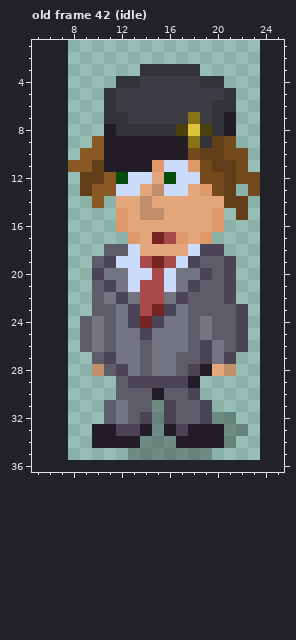
A pixel-art file gets an edit: art/chars/cfe-reb.aseprite. That is the earlier state.
16x36 pixels, 61 frames. Colours within 5 levels of each other are drawn and written as one. Shown: old frame 42 (idle): x 5..25, y 1..36. The old version is drawn lined up with the new one, on the new canvas. The commit also changed other frames, which this record leaves out.
New version:
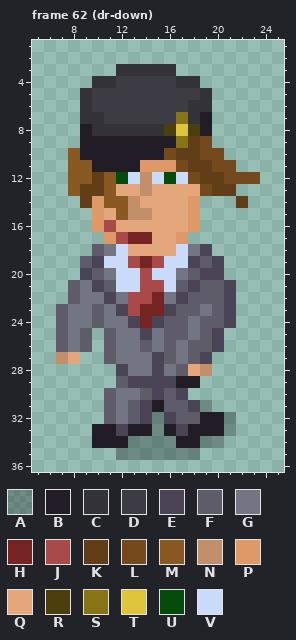
Palette (. is transparent): A #00000046  B #221c26  C #333239  D #3d3b44  E #4b4356  F #5f5c6a  G #737582  H #762323  J #a84a4a  K #613e18  L #744a1c  M #8a5822  N #c28f6b  P #df9968  Q #e3a77b  R #4a3f0d  S #877417  T #dec43b  U #054c0c  V #cbdbfc
A new or re-ordered frame is compared with the old frame closest to it.
Message: Larger reb! sprite with all animations
The exact change:
canvas 16x36 -> 32x38, the old top-left corner now at 8,0
frames 61 -> 73
--- frame 62 (dr-down) is new; against old frame 42 (idle)
@@ x 5..25 @@
  2 .....................
- 3 .........CCCCC.......
- 4 .......CCDDDDDCC.....
- 5 ......CDDDDDDDDDC....
- 6 ......CDDDDDDDDCC....
- 7 ......CCDDDDDSDCB....
- 8 ......BCCCCCRTRCB....
- 9 .....MBBBBBBBSCKL....
-10 ....MMBBBBBBBLKKLL...
-11 ...MMKBBBBPVVPLKKL...
-12 ....KKMUVVQUVVLLKLL..
-13 ....KMMVVQNVVQPLK.L..
-14 .....M.QQNQQQQQQKK...
-15 .......PQNNQQQQP.K...
-16 .......PQQQQQQQP.....
-17 ........PQHJPQP......
-18 ......FFVQQQQVEE.....
-19 .....FEVVJHJVEFFE....
-20 .....EGGVVJVGGEFE....
-21 .....FEGVJJVGEFFE....
-22 .....FGEGJJGEFFFE....
-23 .....FFGEJHEGFFFFE...
-24 ....FGFGEHEGGFGFFE...
-25 ....FGFGGEGGGFGFFE...
-26 ....FGFGGFGGGFEGFE...
-27 .....FEGGFGGFFEGE....
-28 .....NFEGFGGFEBQN....
-29 .......FEEEEEB.......
-30 .......FFFBFFE.......
-31 ......FGFFAEFFE......
-32 ......FGFEAEFFEAA....
-33 .....BBEEBABEBBBAA...
-34 .....BBBBAAABBBBA....
-35 ........AAAAAAA......
+ 3 .......CCCCC.........
+ 4 .....CCDDDDDCC.......
+ 5 ....CDDDDDDDDDC......
+ 6 ....CDDDDDDDDCC......
+ 7 ....CCDDDDDDSCB......
+ 8 ....BCCCCCCRTRB......
+ 9 ....BBBBBBBBSKL......
+10 ...MBBBBBBBLKKLL.....
+11 ...MMBBBBPPPLKKLL....
+12 ...MMKMUVNVUVLKKLLL..
+13 ...MKKMQQNQQQQLKK....
+14 ....KPMMNQQQQP...K...
+15 .....PQMNNQQQP.......
+16 .....PJQQQQQQP.......
+17 ......PJHHQQP........
+18 .....FGVQQQQVGE......
+19 ....FEVVJHJVVEFE.....
+20 ....EFGVVJVVGFEE.....
+21 ...FGEFVVJJVFEFFE....
+22 ...FGGEGJJHGEFFFE....
+23 ..FGGFGEJHHEFFGFE....
+24 ..FGGFGGEHEFFGFFE....
+25 ..FGF.FGGEGFFGFE.....
+26 ..FGF.FGGFGFGFFE.....
+27 ..NQ..FGGGEFGFE......
+28 .......EGGEGFQN......
+29 .......FEEEEBB.......
+30 ......FGGFEFE........
+31 ......FGFEBFFEA......
+32 ......FGFEAEFFBBA....
+33 .....BBEBBABEBBBA....
+34 .....BBBAAAABBAA.....
+35 .......AAAAAAA.......
 36 .....................
